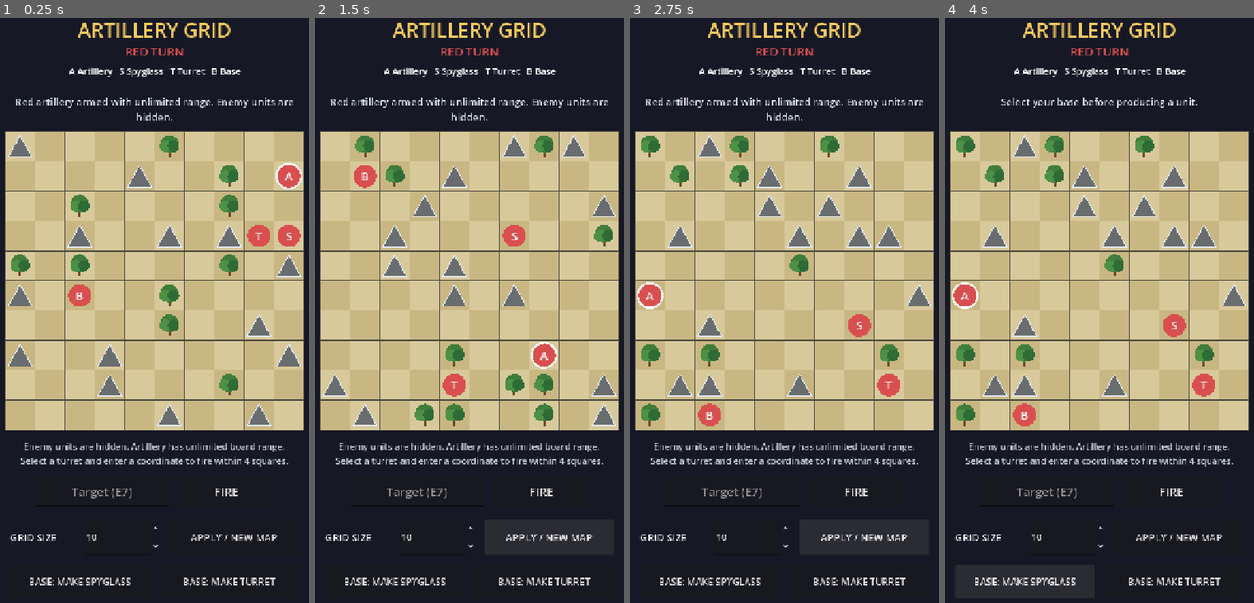
Above: before the commit, frames 1-4 (left to right).
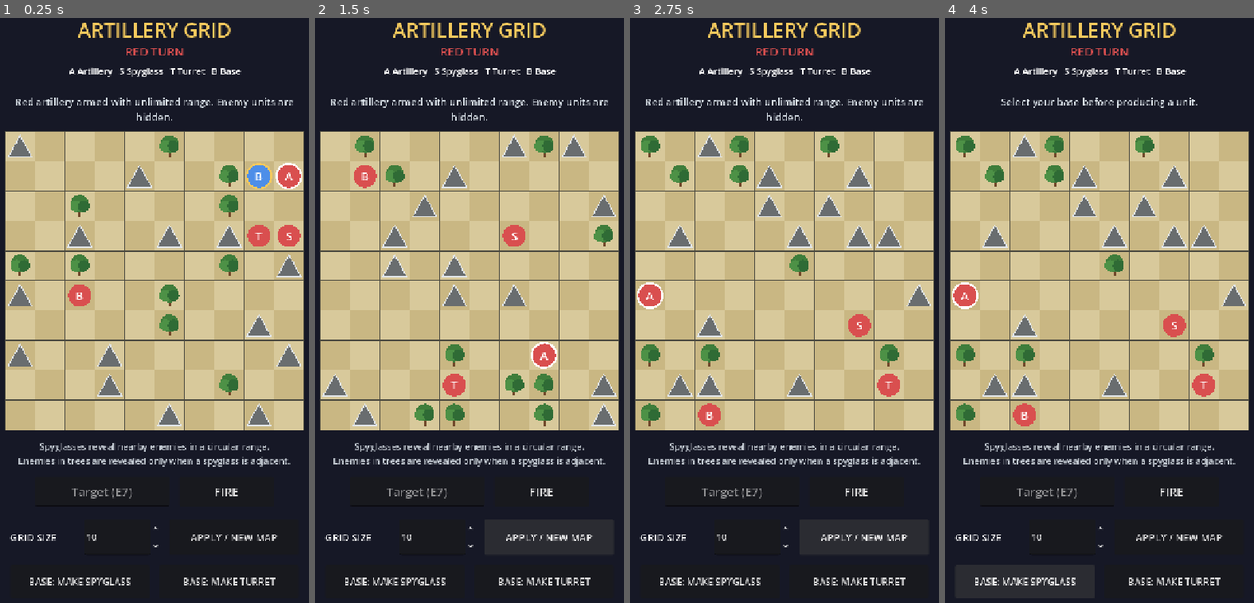
Above: after the commit, the same moments.

Repository: superdav42/james-game
Game: Godot game, scene res://scenes/main.tscn
Two runs of this game, one before a commit and one after it. Both use one fixed random seed, a clock stepped at 60 frames per second and the inputs below.
Inputs (mouse positions are in pixels of both pictures, inside the frame that each line leads up to):
- Up to frame 1 (0.25 s): no input
- Up to frame 2 (1.5 s): click (416, 491) at 0.52 s; type "12" at 0.6 s; click "APPLY / NEW MAP" at 1.25 s
- Up to frame 3 (2.75 s): click "APPLY / NEW MAP" at 2 s
- Up to frame 4 (4 s): click "FIRE" at 2.75 s; click "BASE: MAKE SPYGLASS" at 3.5 s

The runs differ from the first frame. In frame 1, 1.5% of the frame differs, in the area x 5-95%, y 24-77%; in frame 2, 1.2%; in frame 3, 1.2%; in frame 4, 1.2%.

Commit message:
feat: add circular movement and scouting

Diff:
--- a/scenes/main.tscn
+++ b/scenes/main.tscn
@@ -64,7 +64,7 @@
 offset_bottom = 936.0
 theme_override_colors/font_color = Color(0.760784, 0.788235, 0.819608, 1)
 theme_override_font_sizes/font_size = 18
-text = "Enemy units are hidden. Artillery has unlimited board range.\nSelect a turret and enter a coordinate to fire within 4 squares."
+text = "Spyglasses reveal nearby enemies in a circular range.\nEnemies in trees are revealed only when a spyglass is adjacent."
 horizontal_alignment = 1
 autowrap_mode = 2
 
--- a/scripts/main.gd
+++ b/scripts/main.gd
@@ -143,11 +143,14 @@
 			draw_string(font, label_position, _cell_to_coordinate(cell), HORIZONTAL_ALIGNMENT_LEFT, -1.0, coordinate_font_size, Color("102818"))
 
 	for unit_id in units:
-		if _unit_team(unit_id) != active_team:
+		if not _is_unit_visible_to_active_team(unit_id):
 			continue
 		var center: Vector2 = _cell_center(units[unit_id])
 		var is_selected: bool = unit_id == selected_unit or unit_id == selected_artillery
+		var is_revealed_enemy: bool = _unit_team(unit_id) != active_team
 		var unit_radius := minf(23.0, cell_size * 0.38)
+		if is_revealed_enemy:
+			draw_circle(center, unit_radius + minf(4.0, cell_size * 0.1), Color("f4c95d"))
 		if is_selected:
 			draw_circle(center, unit_radius + minf(4.0, cell_size * 0.1), Color.WHITE)
 		draw_circle(center, unit_radius, TEAM_COLORS[_unit_team(unit_id)])
@@ -281,8 +284,9 @@
 	for row in range(grid_size):
 		for column in range(grid_size):
 			var cell := Vector2i(column, row)
-			var distance: int = maxi(absi(cell.x - start.x), absi(cell.y - start.y))
-			if distance > 0 and distance <= 3 and _unit_at(cell) == "":
+			var offset := cell - start
+			var distance_squared: int = offset.x * offset.x + offset.y * offset.y
+			if distance_squared > 0 and distance_squared <= 9 and _unit_at(cell) == "":
 				result.append(cell)
 	return result
 
@@ -291,7 +295,7 @@
 	var result: Array[Vector2i] = []
 	var start: Vector2i = units[unit_id]
 	var frontier: Array[Vector2i] = [start]
-	var distances: Dictionary[Vector2i, int] = {start: 0}
+	var distances: Dictionary[Vector2i, float] = {start: 0.0}
 	var directions: Array[Vector2i] = [
 		Vector2i(-1, -1), Vector2i(0, -1), Vector2i(1, -1),
 		Vector2i(-1, 0), Vector2i(1, 0),
@@ -299,21 +303,50 @@
 	]
 
 	while not frontier.is_empty():
-		var current: Vector2i = frontier.pop_front()
-		var distance: int = distances[current]
-		if distance >= 4:
-			continue
+		var closest_index := 0
+		for index in range(1, frontier.size()):
+			if distances[frontier[index]] < distances[frontier[closest_index]]:
+				closest_index = index
+		var current: Vector2i = frontier.pop_at(closest_index)
+		var distance: float = distances[current]
 		for direction in directions:
 			var next_cell: Vector2i = current + direction
-			if not _is_inside_grid(next_cell) or next_cell in distances:
+			if not _is_inside_grid(next_cell):
 				continue
 			if next_cell in mountains or _unit_at(next_cell) != "":
 				continue
-			distances[next_cell] = distance + 1
-			frontier.append(next_cell)
-			result.append(next_cell)
+			var step_cost := sqrt(2.0) if direction.x != 0 and direction.y != 0 else 1.0
+			var next_distance: float = distance + step_cost
+			if next_distance > 4.0:
+				continue
+			if distances.has(next_cell) and distances[next_cell] <= next_distance:
+				continue
+			distances[next_cell] = next_distance
+			if next_cell not in frontier:
+				frontier.append(next_cell)
+			if next_cell not in result:
+				result.append(next_cell)
 
 	return result
+
+
+func _is_unit_visible_to_active_team(unit_id: String) -> bool:
+	if _unit_team(unit_id) == active_team:
+		return true
+
+	var target: Vector2i = units[unit_id]
+	var target_is_in_tree := target in trees
+	for observer_id in units:
+		if _unit_team(observer_id) != active_team or _unit_type(observer_id) != SPYGLASS:
+			continue
+		var observer: Vector2i = units[observer_id]
+		var offset := target - observer
+		if target_is_in_tree:
+			if maxi(absi(offset.x), absi(offset.y)) <= 1:
+				return true
+		elif offset.x * offset.x + offset.y * offset.y <= 9:
+			return true
+	return false
 
 
 func _get_turret_targets(unit_id: String) -> Array[String]:
Not shown, changed: DESIGN.md
Not shown, changed: README.md
